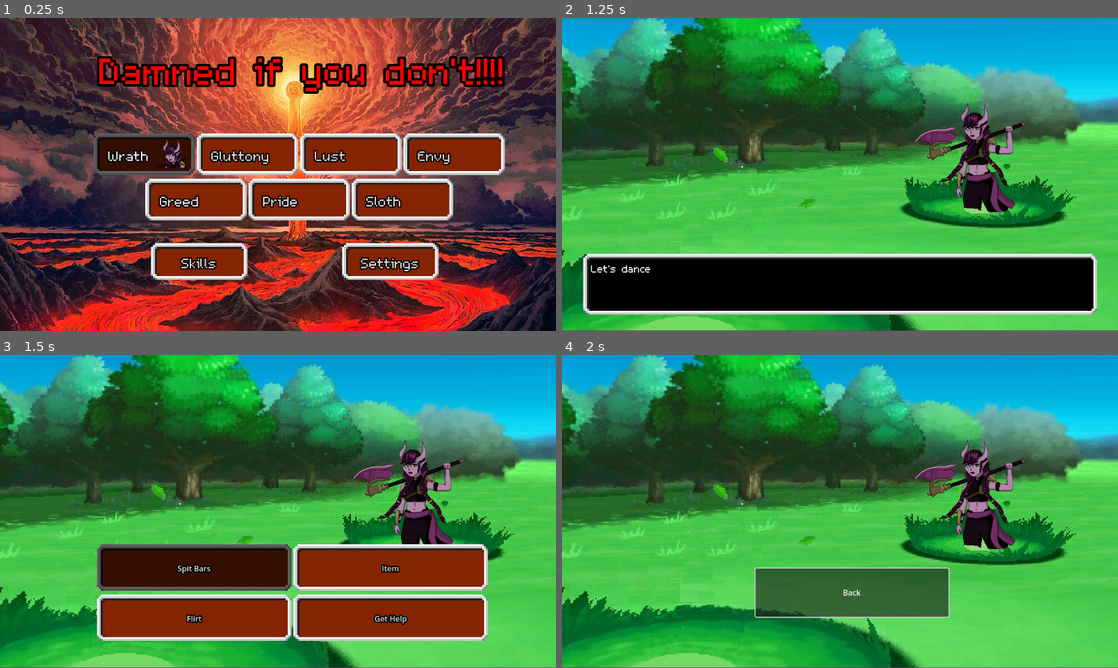
Above: before the commit, frames 1-4 (two rows, left to right).
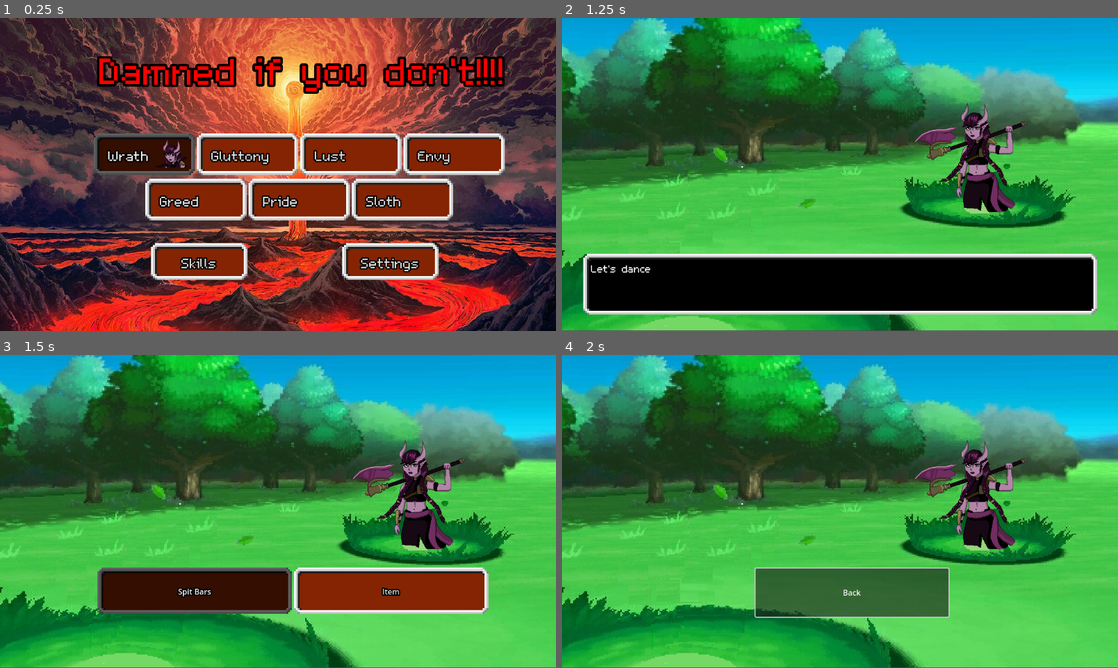
Above: after the commit, the same moments.

Repository: AyaPK/jingle-jam-2025
Game: Godot game, scene res://scenes/main_menu.tscn
The game is run twice, just before and just after one commit, with the same random seed, the same clock (stepped at 60 frames per second) and the same inputs.
Inputs (mouse positions are in pixels of both pictures, inside the frame that each line leads up to):
- Up to frame 1 (0.25 s): no input
- Up to frame 2 (1.25 s): click "Wrath" at 0.5 s
- Up to frame 3 (1.5 s): tap Enter (ui_accept) at 1.25 s; move the mouse to (400, 495) at 1.27 s; tap T (test) at 1.35 s
- Up to frame 4 (2 s): tap Enter (ui_accept) at 1.52 s

Frames 1-2 are identical in both runs. In frame 3, 18% of the frame differs, in the area x 17-88%, y 60-92%; in frame 4, nothing differs.

Commit message:
Make items properly usable in battle

Diff:
--- a/00_autoloads/00_battle_manager.gd
+++ b/00_autoloads/00_battle_manager.gd
@@ -16,22 +16,29 @@
 
 func _ready() -> void:
 	battle_state = STATES.NOT_IN_BATTLE
+	Signals.battle_turns_started.connect(execute_turn)
 
 func initiate_fight() -> void:
 	_set_up_demon()
 	battle_state = STATES.AWAITING_TURN_CHOICE
 	DialogPanel.push_text(current_demon.entry_text)
+	await Signals.dialog_finished
+	Signals.battle_turns_finished.emit()
 
 func execute_turn() -> void:
 	battle_state = STATES.EXECUTING_TURNS
 	for turn in turn_queue:
 		if turn is Item:
 			turn.effect.trigger()
+		await Signals.dialog_finished
+		turn_queue.pop_at(0)
 	finish_turn()
 
 func finish_turn() -> void:
 	# hp/seduction checks in to battleover state
 	battle_state = STATES.AWAITING_TURN_CHOICE
+	Signals.battle_turns_finished.emit()
+	print("End of turn state: HP = "+str(demon_hp)+"  -  Seduction = "+str(demon_seduction))
 
 func _set_up_demon() -> void:
 	demon_hp = current_demon.hp
--- a/00_autoloads/00_signal_bus.gd
+++ b/00_autoloads/00_signal_bus.gd
@@ -1,10 +1,13 @@
 extends Node
 
-signal signal1
-signal signal2
-
+#region dialog system
 signal dialog_started
 signal dialog_finished
 signal dialog_line_started(text: String)
+#endregion
 
+#region battle system
 signal menu_state_changed(old_state: Battle.MenuState, new_state: Battle.MenuState)
+signal battle_turns_started
+signal battle_turns_finished
+#endregion
--- a/resources/chocolate.gd
+++ b/resources/chocolate.gd
@@ -1,4 +1,16 @@
 class_name ChocolateEffect extends ItemEffect
 
 func trigger() -> void:
-	PlayerManager.hp += 30
+	DialogPanel.push_text("You used the chocolate!")
+	if BattleManager.current_demon.demon_name in ["Gluttony"]:
+		BattleManager.demon_seduction += 50
+		DialogPanel.push_text("Gluttony: Oh! I love chocolate!")
+	elif BattleManager.current_demon.demon_name in ["Lust", "Sloth", "Greed"]:
+		BattleManager.demon_seduction += 10
+		DialogPanel.push_text(BattleManager.current_demon.demon_name+": Thanks.")
+	elif BattleManager.current_demon.demon_name in ["Wrath", "Envy"]:
+		BattleManager.demon_seduction -= 10
+		DialogPanel.push_text(BattleManager.current_demon.demon_name+": I'm not a fan of chocolate.")
+	elif BattleManager.current_demon.demon_name in ["Pride"]:
+		BattleManager.demon_seduction -= 50
+		DialogPanel.push_text(BattleManager.current_demon.demon_name+": oh! Ew ew ew! No way! Too fattening!")
--- a/scenes/battle.tscn
+++ b/scenes/battle.tscn
@@ -48,36 +48,6 @@
 text = "Back"
 script = ExtResource("3_a12nh")
 
-[node name="FlirtMenu" type="CanvasLayer" parent="CanvasLayer" node_paths=PackedStringArray("first_button")]
-script = ExtResource("3_lpir7")
-show_in_menu_state = 3
-first_button = NodePath("Back")
-
-[node name="Back" type="Button" parent="CanvasLayer/FlirtMenu"]
-custom_minimum_size = Vector2(400, 100)
-offset_left = 403.0
-offset_top = 442.0
-offset_right = 803.0
-offset_bottom = 542.0
-size_flags_horizontal = 3
-text = "Back"
-script = ExtResource("3_a12nh")
-
-[node name="HelpMenu" type="CanvasLayer" parent="CanvasLayer" node_paths=PackedStringArray("first_button")]
-script = ExtResource("3_lpir7")
-show_in_menu_state = 4
-first_button = NodePath("Back")
-
-[node name="Back" type="Button" parent="CanvasLayer/HelpMenu"]
-custom_minimum_size = Vector2(400, 100)
-offset_left = 401.0
-offset_top = 444.0
-offset_right = 801.0
-offset_bottom = 544.0
-size_flags_horizontal = 3
-text = "Back"
-script = ExtResource("3_a12nh")
-
 [node name="FightMenu" type="CanvasLayer" parent="CanvasLayer" node_paths=PackedStringArray("first_button")]
 script = ExtResource("3_lpir7")
 show_in_menu_state = 1
@@ -98,10 +68,10 @@
 first_button = NodePath("HFlowContainer/Fight")
 
 [node name="HFlowContainer" type="HFlowContainer" parent="CanvasLayer/HomeMenu"]
-offset_left = 201.0
-offset_top = 392.0
-offset_right = 1011.0
-offset_bottom = 596.0
+offset_left = 202.0
+offset_top = 440.0
+offset_right = 1012.0
+offset_bottom = 644.0
 
 [node name="Fight" type="Button" parent="CanvasLayer/HomeMenu/HFlowContainer"]
 custom_minimum_size = Vector2(400, 100)
@@ -121,41 +91,15 @@
 script = ExtResource("3_a12nh")
 next_menu = 2
 
-[node name="Flirt" type="Button" parent="CanvasLayer/HomeMenu/HFlowContainer"]
-custom_minimum_size = Vector2(400, 100)
-layout_mode = 2
-size_flags_horizontal = 3
-theme = ExtResource("3_p1qf1")
-text = "Flirt"
-script = ExtResource("3_a12nh")
-next_menu = 3
-
-[node name="Use Partner" type="Button" parent="CanvasLayer/HomeMenu/HFlowContainer"]
-custom_minimum_size = Vector2(400, 100)
-layout_mode = 2
-size_flags_horizontal = 3
-theme = ExtResource("3_p1qf1")
-text = "Get Help"
-script = ExtResource("3_a12nh")
-next_menu = 4
-
 [node name="Opponent" type="Sprite2D" parent="CanvasLayer"]
 position = Vector2(849, 278)
 texture = ExtResource("6_6vh42")
 
 [connection signal="mouse_entered" from="CanvasLayer/ItemsMenu/PanelContainer/BattleItemContainer/Back" to="CanvasLayer/ItemsMenu/PanelContainer/BattleItemContainer/Back" method="_on_mouse_entered"]
 [connection signal="pressed" from="CanvasLayer/ItemsMenu/PanelContainer/BattleItemContainer/Back" to="CanvasLayer/ItemsMenu/PanelContainer/BattleItemContainer/Back" method="_on_pressed"]
-[connection signal="mouse_entered" from="CanvasLayer/FlirtMenu/Back" to="CanvasLayer/FlirtMenu/Back" method="_on_mouse_entered"]
-[connection signal="pressed" from="CanvasLayer/FlirtMenu/Back" to="CanvasLayer/FlirtMenu/Back" method="_on_pressed"]
-[connection signal="mouse_entered" from="CanvasLayer/HelpMenu/Back" to="CanvasLayer/HelpMenu/Back" method="_on_mouse_entered"]
-[connection signal="pressed" from="CanvasLayer/HelpMenu/Back" to="CanvasLayer/HelpMenu/Back" method="_on_pressed"]
 [connection signal="mouse_entered" from="CanvasLayer/FightMenu/Back" to="CanvasLayer/FightMenu/Back" method="_on_mouse_entered"]
 [connection signal="pressed" from="CanvasLayer/FightMenu/Back" to="CanvasLayer/FightMenu/Back" method="_on_pressed"]
 [connection signal="mouse_entered" from="CanvasLayer/HomeMenu/HFlowContainer/Fight" to="CanvasLayer/HomeMenu/HFlowContainer/Fight" method="_on_mouse_entered"]
 [connection signal="pressed" from="CanvasLayer/HomeMenu/HFlowContainer/Fight" to="CanvasLayer/HomeMenu/HFlowContainer/Fight" method="_on_pressed"]
 [connection signal="mouse_entered" from="CanvasLayer/HomeMenu/HFlowContainer/Item" to="CanvasLayer/HomeMenu/HFlowContainer/Item" method="_on_mouse_entered"]
 [connection signal="pressed" from="CanvasLayer/HomeMenu/HFlowContainer/Item" to="CanvasLayer/HomeMenu/HFlowContainer/Item" method="_on_pressed"]
-[connection signal="mouse_entered" from="CanvasLayer/HomeMenu/HFlowContainer/Flirt" to="CanvasLayer/HomeMenu/HFlowContainer/Flirt" method="_on_mouse_entered"]
-[connection signal="pressed" from="CanvasLayer/HomeMenu/HFlowContainer/Flirt" to="CanvasLayer/HomeMenu/HFlowContainer/Flirt" method="_on_pressed"]
-[connection signal="mouse_entered" from="CanvasLayer/HomeMenu/HFlowContainer/Use Partner" to="CanvasLayer/HomeMenu/HFlowContainer/Use Partner" method="_on_mouse_entered"]
-[connection signal="pressed" from="CanvasLayer/HomeMenu/HFlowContainer/Use Partner" to="CanvasLayer/HomeMenu/HFlowContainer/Use Partner" method="_on_pressed"]
--- a/scripts/battle.gd
+++ b/scripts/battle.gd
@@ -24,8 +24,8 @@
 
 	_load_item_buttons()
 
-	Signals.dialog_finished.connect(show_main_buttons)
-	Signals.dialog_started.connect(_hide_menu)
+	Signals.battle_turns_started.connect(_hide_menu)
+	Signals.battle_turns_finished.connect(show_main_buttons)
 
 func show_main_buttons() -> void:
 	fight.grab_focus()
--- a/scripts/battle_item_button.gd
+++ b/scripts/battle_item_button.gd
@@ -8,12 +8,11 @@
 func load_item_details() -> void:
 	item_sprite.texture = item_resource.image
 	item_sprite_shadow.texture = item_resource.image
-	print(text)
 	text = item_resource.item_name
-	print(text)
 
 func _on_mouse_entered() -> void:
 	grab_focus()
 
 func _on_pressed() -> void:
-	DialogPanel.push_text("You used the "+item_resource.item_name+"!")
+	BattleManager.turn_queue.append(item_resource)
+	Signals.battle_turns_started.emit()
--- a/scripts/menu_group.gd
+++ b/scripts/menu_group.gd
@@ -13,8 +13,6 @@
 func _on_menu_state_changed(_previous_state: Battle.MenuState, next_state: Battle.MenuState):
 	_refresh_visibility(next_state)
 
-	print(next_state)
-
 func _refresh_visibility(game_state: Battle.MenuState):
 	if show_in_menu_state == game_state:
 		show()
Not shown: 1 places in scenes/menu_button.tscn that only renumber resources
